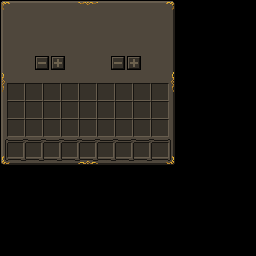
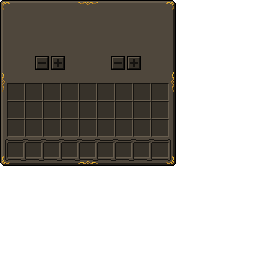
Layers edited between the first and the second 256 x 256 image:
painted on "buttons" over [38,59,138,67]
hid "energy_limiter_attachment.png" over [0,0,256,256]
